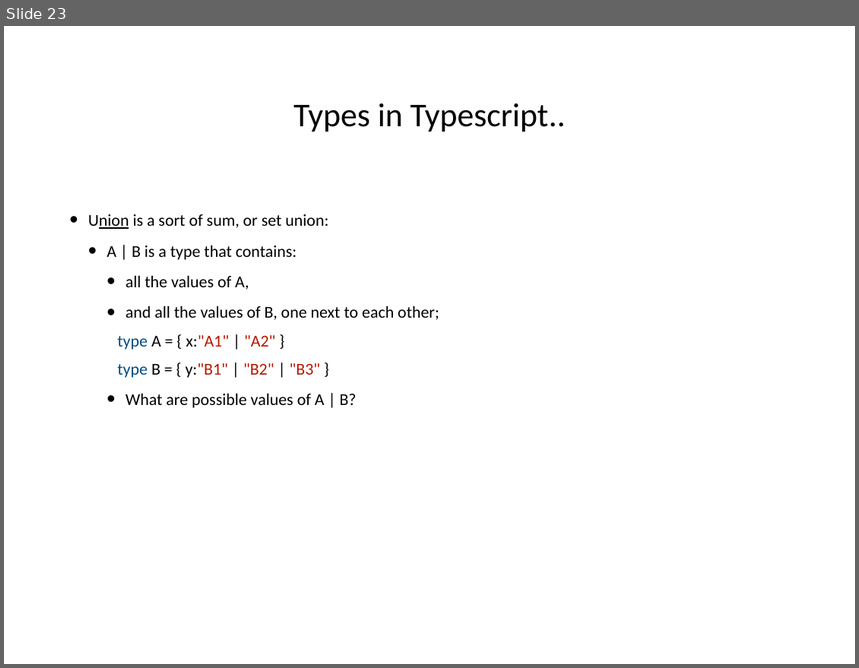
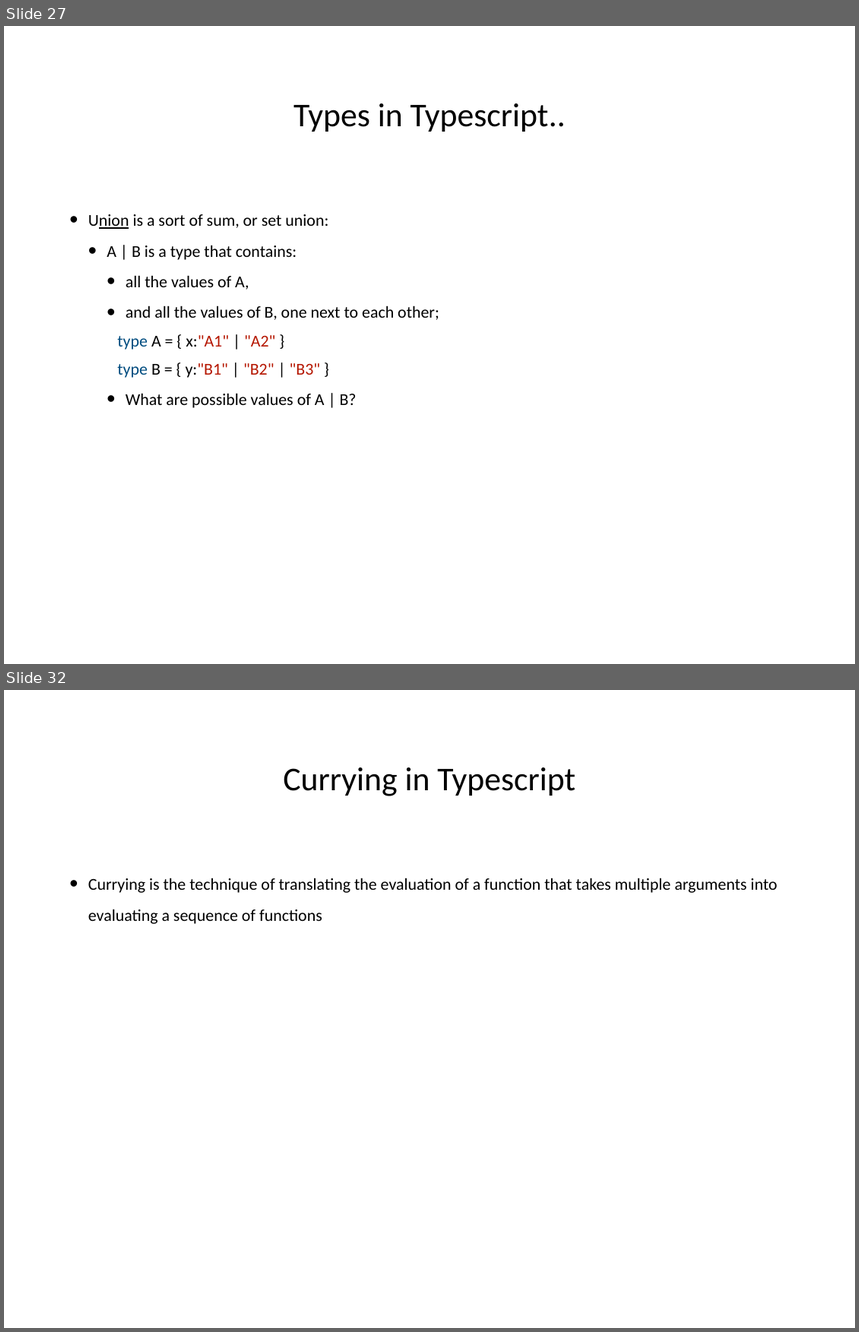
Before and after one commit to hogeschool/Development-5, a slide deck: Lectures/Lecture5/lesson5.pptx. Shown one above the other, each under a label of ours: slide 23 before the commit, slides 27 and 32 after it; the slides between them are not shown. The pictures are 859x668 and 859x1332 pixels, drawn with LibreOffice and Linux fonts; fonts in the diff are those of the drawing. Boxes give left, top, right and bottom in pixels: in the first picture for what was removed or moved away, otherwise in the second. Text is boxed around its words. In the diff, an @@ line names an element or a change of style, - is before the commit and + after.

```diff
--- a/Lectures/Lecture5/lesson5.pptx
+++ b/Lectures/Lecture5/lesson5.pptx
@@ slide 32 added at bbox=[4, 690, 855, 1328], background #FFFFFF @@
@@ title added at bbox=[283, 768, 576, 796], 40 pt, text #000000 @@
+Currying in Typescript
@@ text added at bbox=[88, 878, 778, 924], 20 pt, text #000000 @@
+• Currying is the technique of translating the evaluation of a function that takes multiple arguments into evaluating a sequence of functions
@@ what was slide 23 is now slide 27 @@
```
Also in this commit, not shown: 9 slides changed, 12 other slides added.
